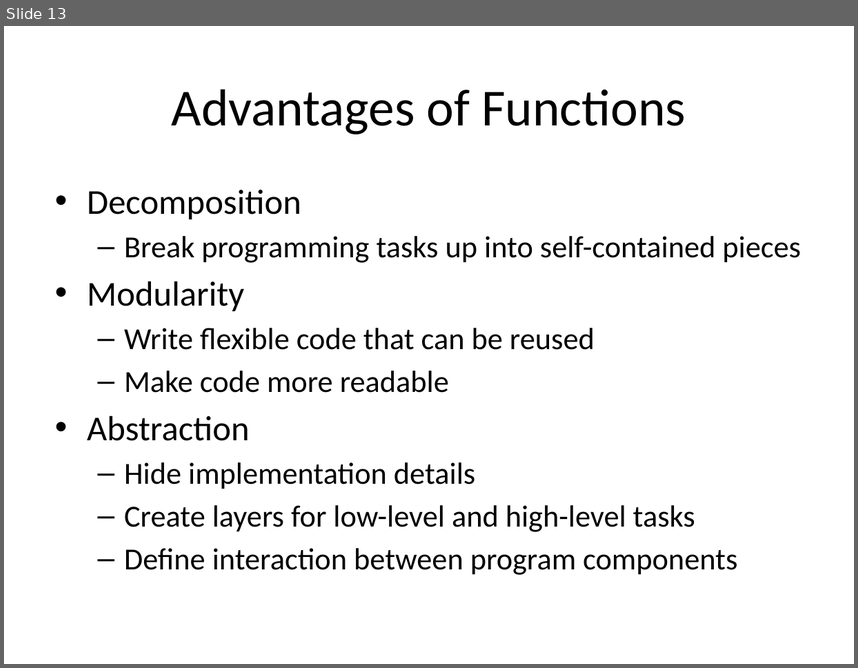
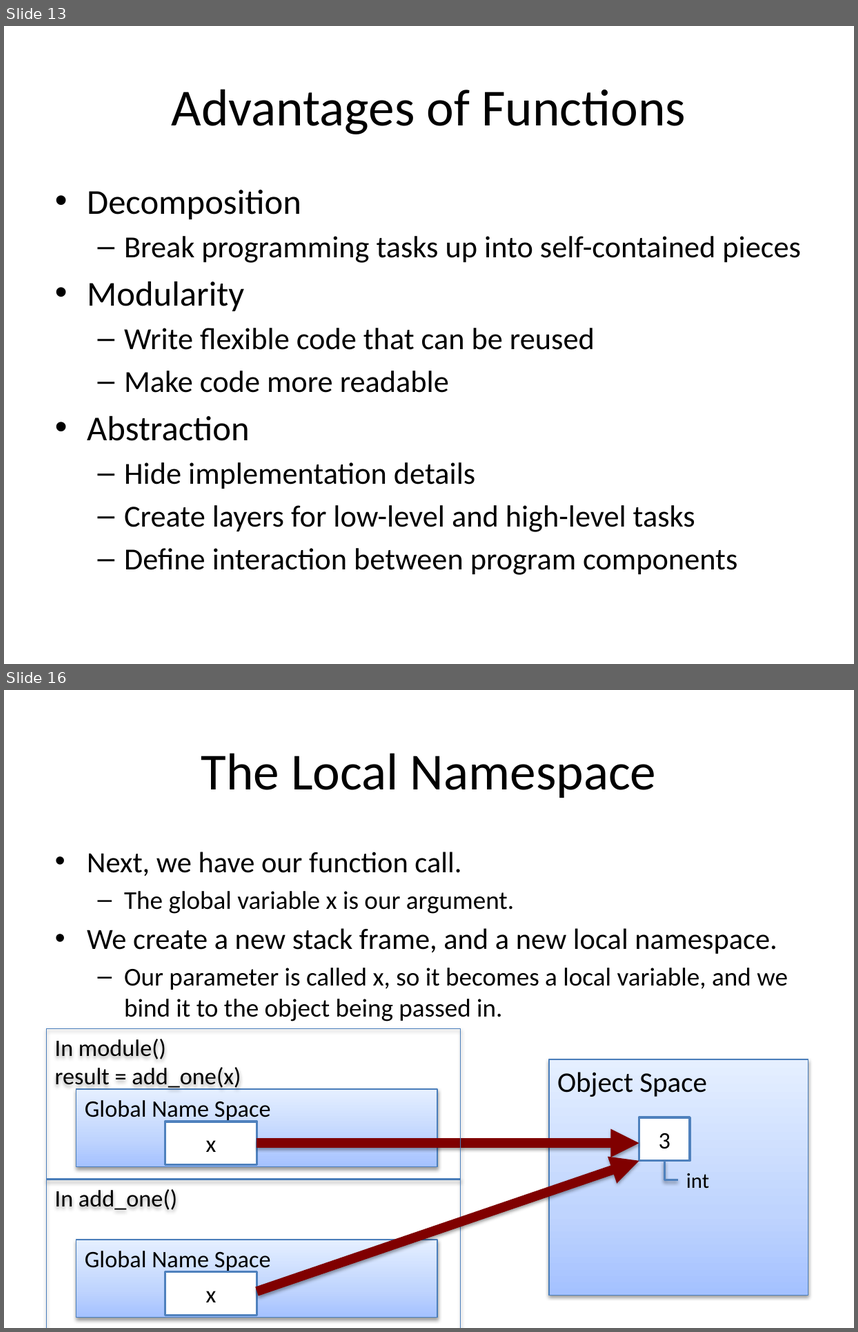
Before and after one commit to zengm71/Course-Overview, a slide deck: lesson_4/Functions.pptx. Shown one above the other, each under a label of ours: slide 13 before the commit, slides 13 and 16 after it; the slides between them are not shown. The pictures are 858x668 and 858x1332 pixels, drawn with LibreOffice and Linux fonts; fonts in the diff are those of the drawing. Boxes give left, top, right and bottom in pixels: in the first picture for what was removed or moved away, otherwise in the second. Text is boxed around its words. In the diff, an @@ line names an element or a change of style, - is before the commit and + after.

Commit message:
finished the functions lesson

```diff
--- a/lesson_4/Functions.pptx
+++ b/lesson_4/Functions.pptx
@@ slide 16 added at [4,690,854,1328], background #FFFFFF @@
@@ title added at [201,753,656,798], 44 pt, text #000000 @@
+The Local Namespace
@@ text added at [87,851,788,1021], 21.7 pt, text #000000 @@
+• Next, we have our function call.
+  – The global variable x is our argument.
+• We create a new stack frame, and a new local namespace.
+  – Our parameter is called x, so it becomes a local variable, and we bind it to the object being passed in.
@@ rectangle added at [47,1028,461,1180], outline #4B7EBC 0.75 pt, 20 pt, text #000000 @@
+In module()
+result = add_one(x)
@@ rectangle added at [549,1059,808,1294], fill gradient #A4C4FF to #BFD4FF to #E6EEFF, outline #4B7EBC 0.75 pt, 24 pt, text #000000 @@
+Object Space
@@ rectangle added at [76,1089,437,1166], fill gradient #A4C4FF to #BFD4FF to #E6EEFF, outline #4B7EBC 0.75 pt, 20 pt, text #000000 @@
+Global Name Space
@@ rectangle added at [165,1121,257,1164], fill #FFFFFF, outline #4F81BD 2 pt, 20 pt, text #000000 @@
+x
@@ rectangle added at [639,1116,690,1160], fill #FFFFFF, outline #4F81BD 2 pt, 20 pt, text #000000 @@
+3
@@ arrow added from (257, 1143) to (639, 1143), #800000 8 pt @@
@@ arrow added from (257, 1291) to (639, 1160), #800000 8 pt @@
@@ elbow line added from (664, 1160) to (678, 1180), #4F81BD 2 pt @@
@@ rectangle added at [47,1179,461,1328], outline #4B7EBC 0.75 pt, 20 pt, text #000000 @@
+In add_one()
@@ text added at [686,1173,709,1188], 18 pt, text #000000 @@
+int
@@ rectangle added at [76,1239,437,1317], fill gradient #A4C4FF to #BFD4FF to #E6EEFF, outline #4B7EBC 0.75 pt, 20 pt, text #000000 @@
+Global Name Space
@@ rectangle added at [165,1272,257,1315], fill #FFFFFF, outline #4F81BD 2 pt, 20 pt, text #000000 @@
+x
```
Also in this commit, not shown: 1 slide changed, 5 other slides added, 3 slides removed, 7 other files.
